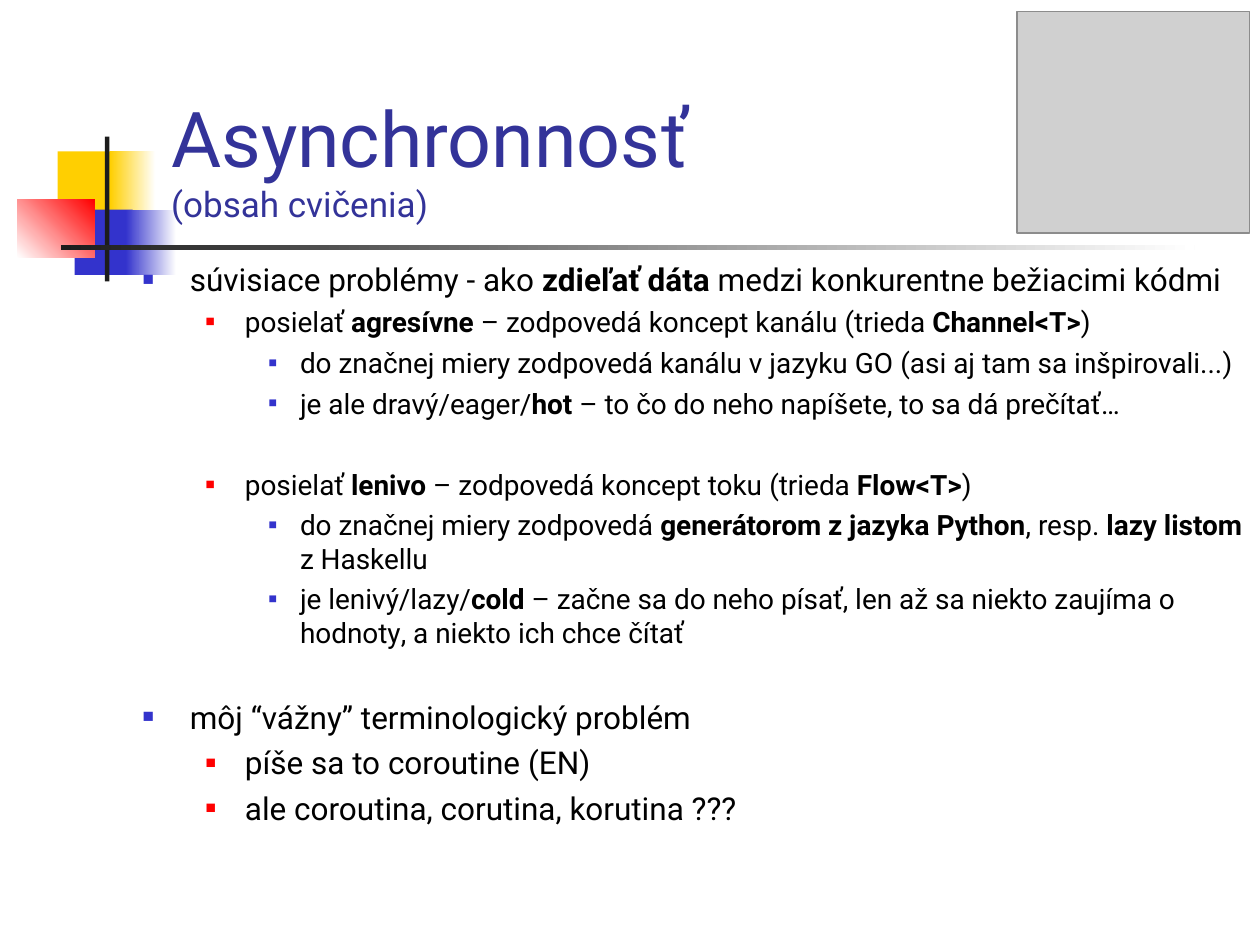
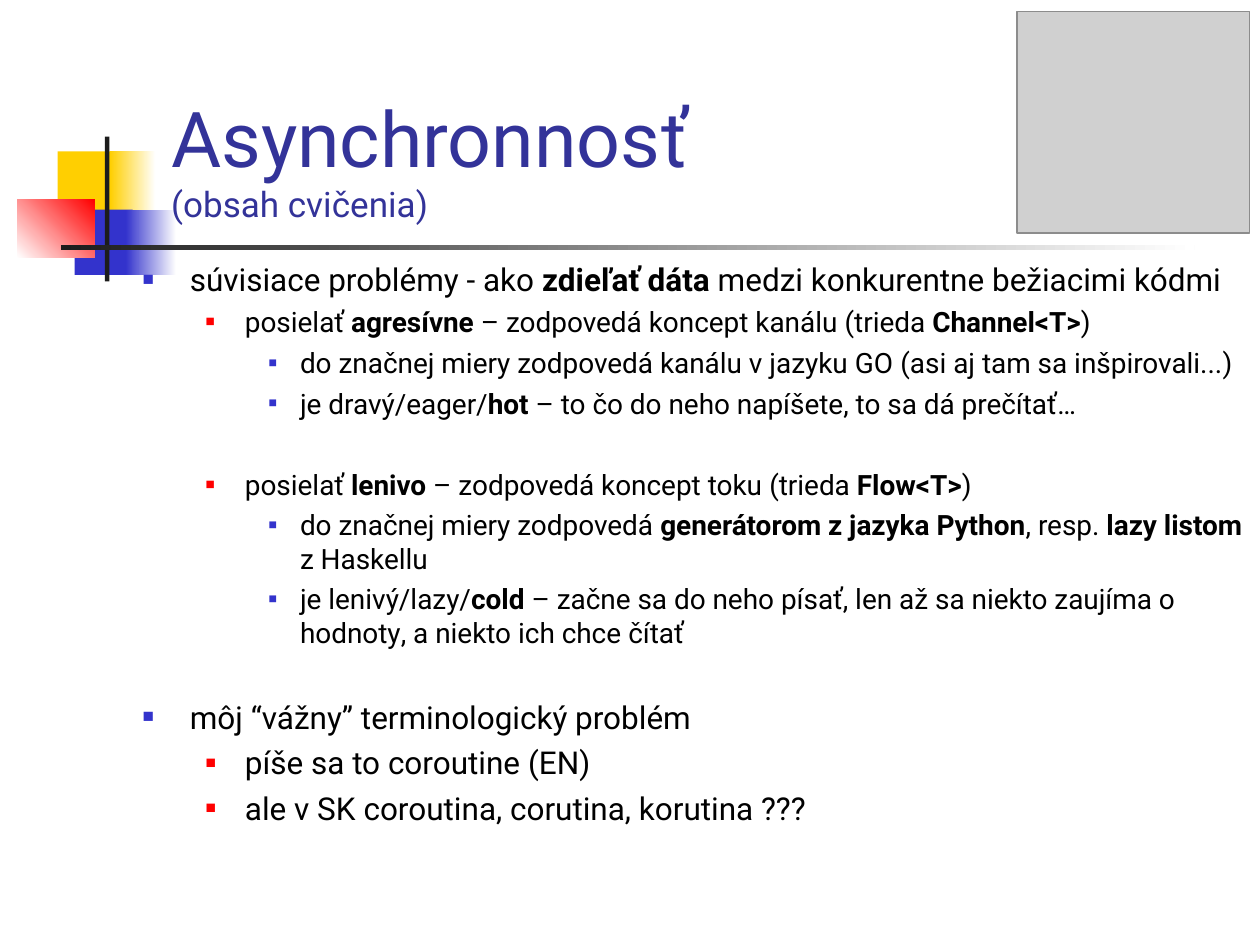
Before and after one commit to vmandro/Prednasky, a slide deck: slide 4 of 10/10_Android.ppt. Drawn at 1260x945 pixels with LibreOffice and Linux fonts; fonts in the diff are those of the drawing; grey boxes stand for pictures. Boxes give left, top, right and bottom in pixels: in the first picture for what was removed or moved away, otherwise in the second. Text is boxed around its words. In the diff, an @@ line names an element or a change of style, - is before the commit and + after.

```diff
--- a/10/10_Android.ppt
+++ b/10/10_Android.ppt
@@ text at box(300, 391, 1076, 420): text changed @@
-    ■ je ale dravý/eager/hot – to čo do neho napíšete, to sa dá prečítať…
+    ■ je dravý/eager/hot – to čo do neho napíšete, to sa dá prečítať…
@@ text at box(245, 796, 753, 825): text changed @@
-  ■ ale coroutina, corutina, korutina ???
+  ■ ale v SK coroutina, corutina, korutina ???
```
Also in this commit, not shown: 10 other slides changed, 2 other files.
